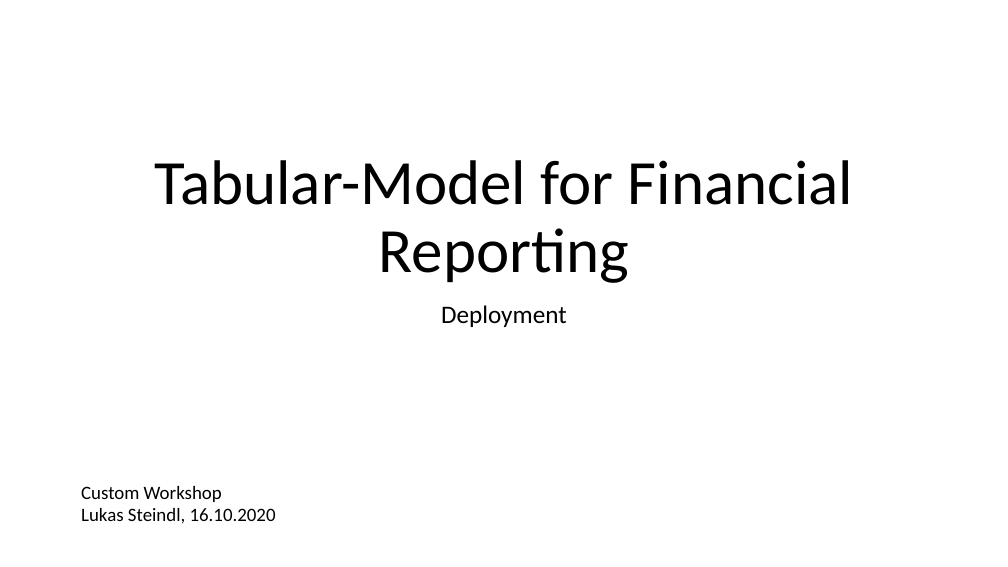
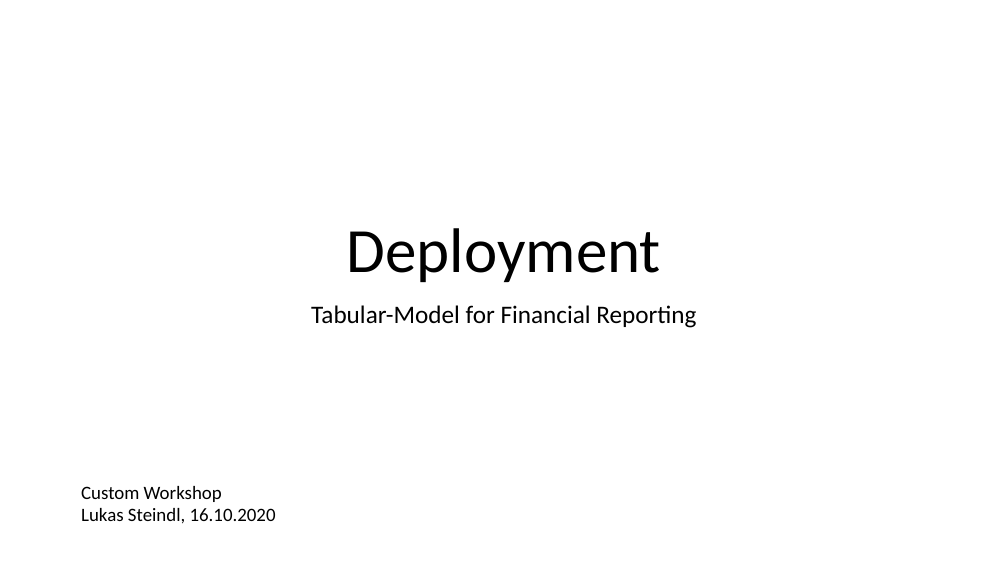
Before and after one commit to LukasSteindl/tabularmodelforfinance, a slide deck: slide 26 of Slides.pptx (slide 24 before the commit). Drawn at 1008x567 pixels with LibreOffice and Linux fonts; fonts in the diff are those of the drawing. Boxes give left, top, right and bottom in pixels: in the first picture for what was removed or moved away, otherwise in the second. Text is boxed around its words. In the diff, an @@ line names an element or a change of style, - is before the commit and + after.

Commit message:
updated model and added slides

```diff
--- a/Slides.pptx
+++ b/Slides.pptx
@@ title at [347,228,661,282]: text changed @@
-Tabular-Model for Financial Reporting
+Deployment
@@ subtitle at [311,305,696,328]: text changed @@
-Deployment
+Tabular-Model for Financial Reporting
```
Also in this commit, not shown: 13 other slides changed, 9 slides added, 3 slides removed, 2 other files.
